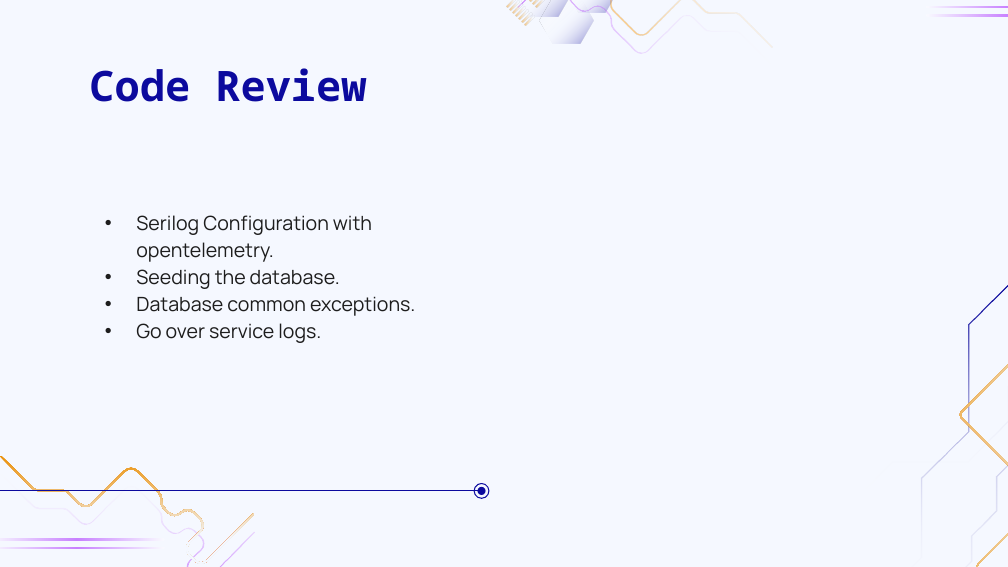
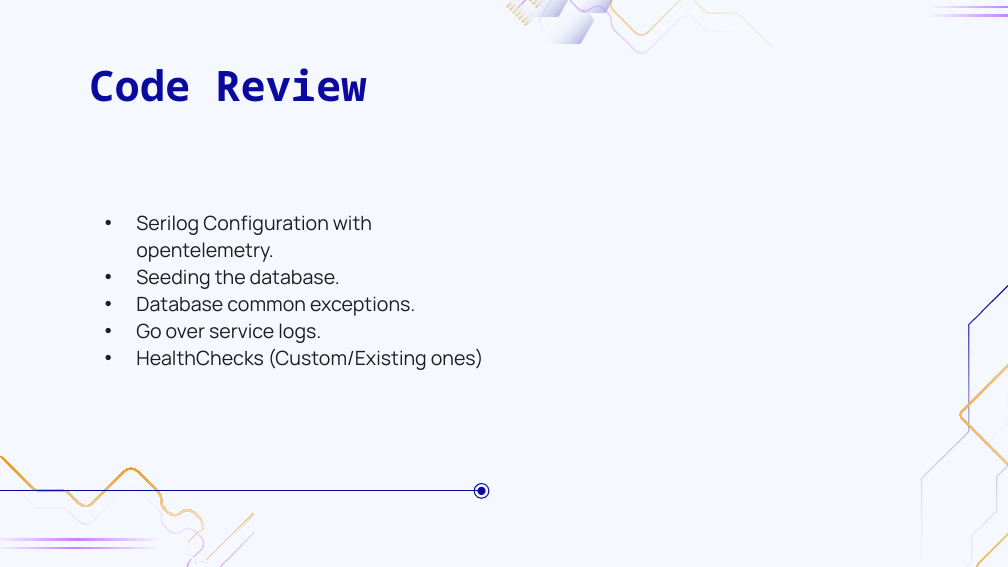
Before and after one commit to eliekhadij-inmind/Logging.Workshop, a slide deck: slide 17 of Workshop Prensentation.pptx. Drawn at 1008x567 pixels with LibreOffice and Linux fonts; fonts in the diff are those of the drawing; background and template pictures are left out. Boxes give left, top, right and bottom in pixels: in the first picture for what was removed or moved away, otherwise in the second. Text is boxed around its words. In the diff, an @@ line names an element or a change of style, - is before the commit and + after.

Commit message:
chore: Add HealthChecks, Enrichers, CorrelationId implementation

```diff
--- a/Workshop Prensentation.pptx
+++ b/Workshop Prensentation.pptx
@@ subtitle at <box>136,348,484,370</box>: paragraph added @@
+• HealthChecks (Custom/Existing ones)
```
Also in this commit, not shown: 1 other slide changed, 9 other files.
